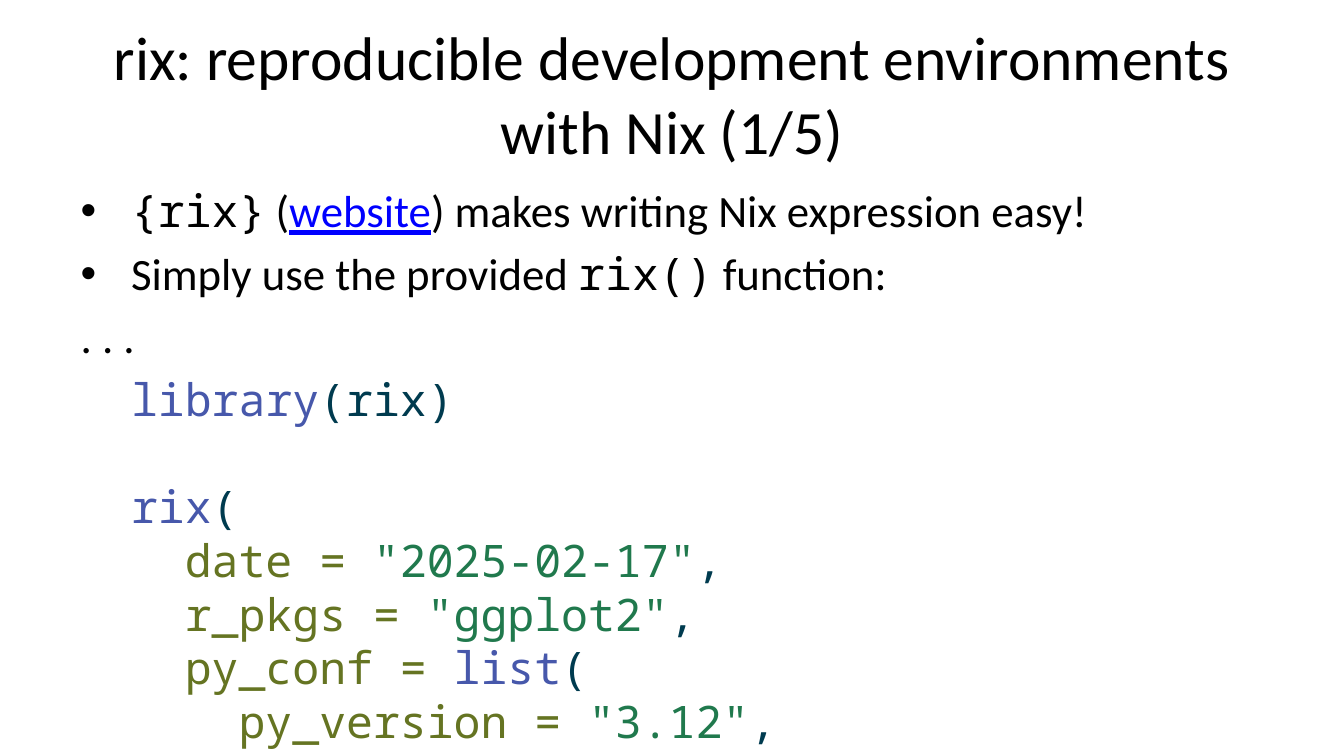
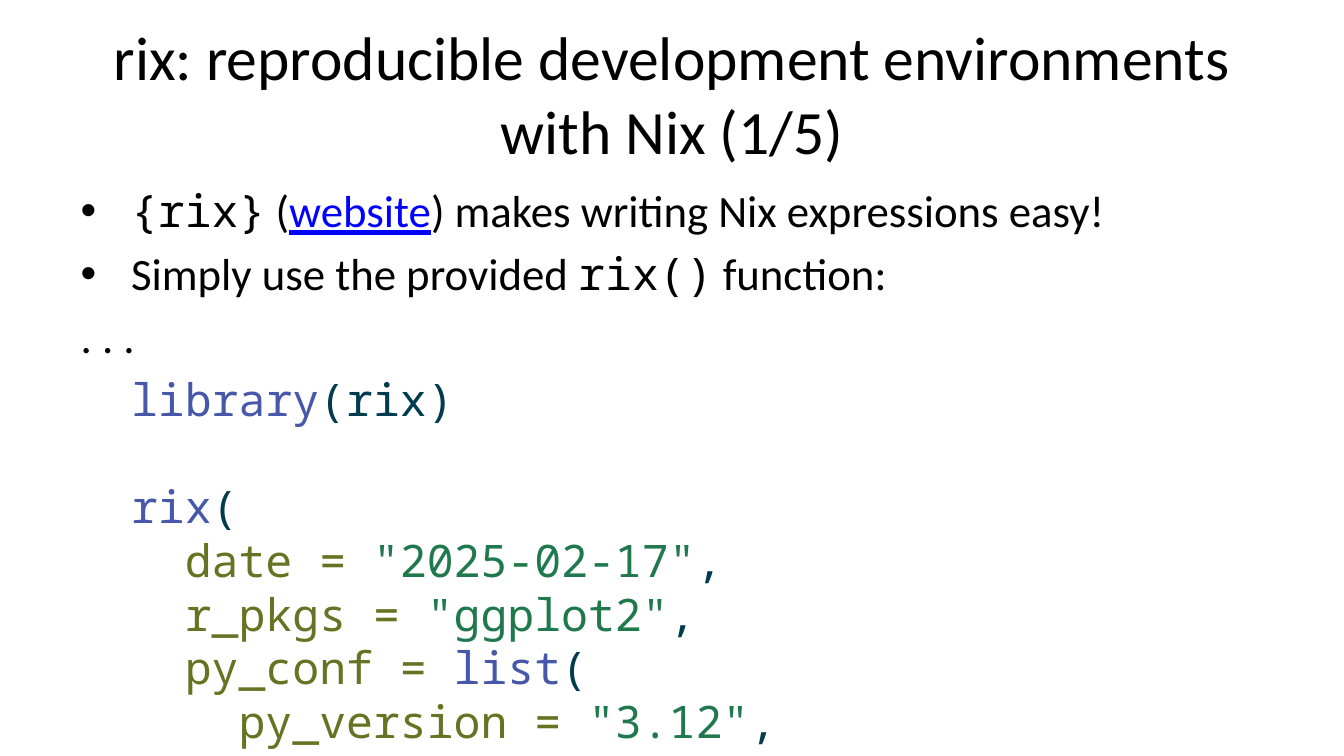
Before and after one commit to b-rodrigues/repro_basf, a slide deck: slide 30 of docs/index.pptx. Drawn at 1344x756 pixels with LibreOffice and Linux fonts; fonts in the diff are those of the drawing. Boxes give left, top, right and bottom in pixels: in the first picture for what was removed or moved away, otherwise in the second. Text is boxed around its words. In the diff, an @@ line names an element or a change of style, - is before the commit and + after.

```diff
--- a/docs/index.pptx
+++ b/docs/index.pptx
@@ text at (131, 193, 1104, 235): text changed @@
-• {rix} (website) makes writing Nix expression easy!
+• {rix} (website) makes writing Nix expressions easy!
```
Also in this commit, not shown: 13 other slides changed, 12 other files.
